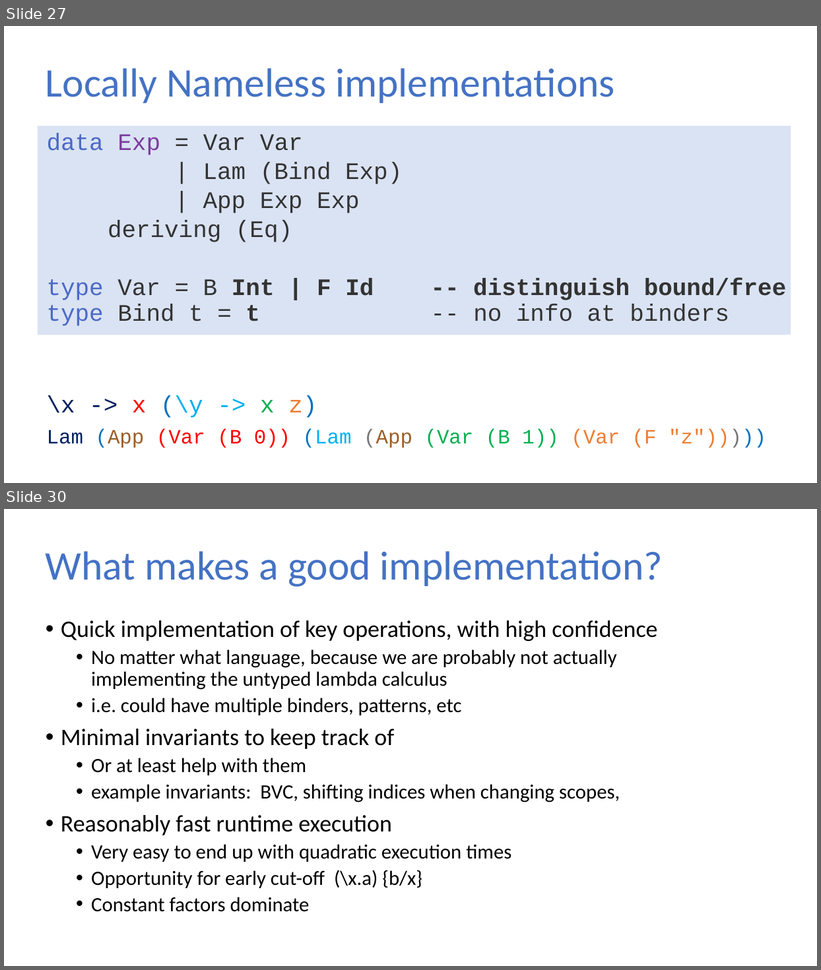
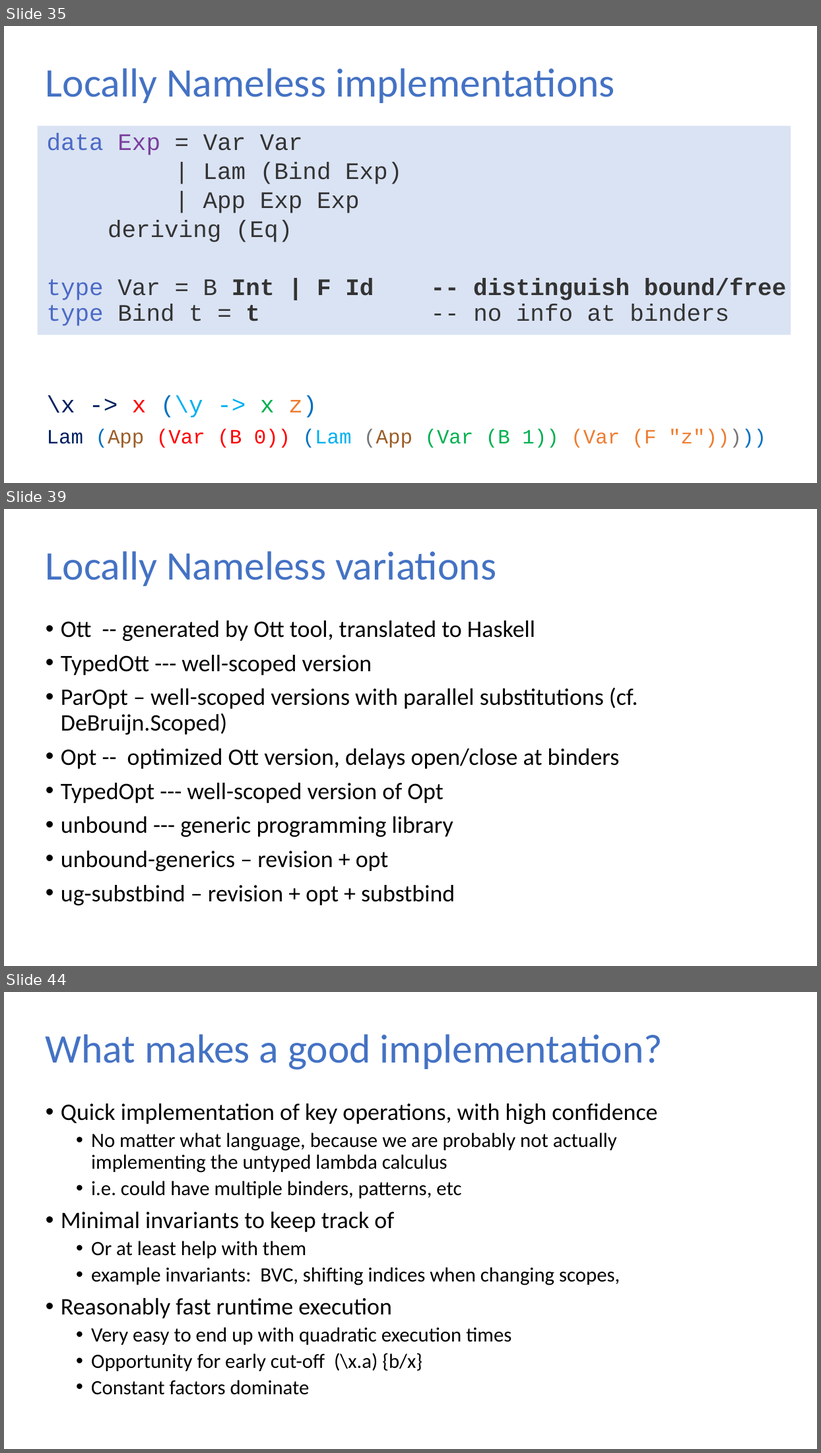
Before and after one commit to sweirich/lambda-n-ways, a slide deck: plclub-2021.pptx. Shown one above the other, each under a label of ours: slides 27 and 30 before the commit, slides 35, 39 and 44 after it; the slides between them are not shown. The pictures are 821x970 and 821x1453 pixels, drawn with LibreOffice and Linux fonts; fonts in the diff are those of the drawing. Boxes give left, top, right and bottom in pixels: in the first picture for what was removed or moved away, otherwise in the second. Text is boxed around its words. In the diff, an @@ line names an element or a change of style, - is before the commit and + after.

```diff
--- a/plclub-2021.pptx
+++ b/plclub-2021.pptx
@@ slide 39 added at [4,509,817,966], background #FFFFFF @@
@@ title added at [46,551,496,586], 36 pt, text #4472C4 @@
+Locally Nameless variations
@@ text added at [61,621,638,906], 21 pt, text #000000 @@
+• Ott -- generated by Ott tool, translated to Haskell
+• TypedOtt --- well-scoped version
+• ParOpt – well-scoped versions with parallel substitutions (cf. DeBruijn.Scoped)
+• Opt -- optimized Ott version, delays open/close at binders
+• TypedOpt --- well-scoped version of Opt
+• unbound --- generic programming library
+• unbound-generics – revision + opt
+• ug-substbind – revision + opt + substbind
@@ what was slide 27 is now slide 35 @@
@@ what was slide 30 is now slide 44 @@
```
Also in this commit, not shown: 10 slides changed, 13 other slides added, 24 other files.
